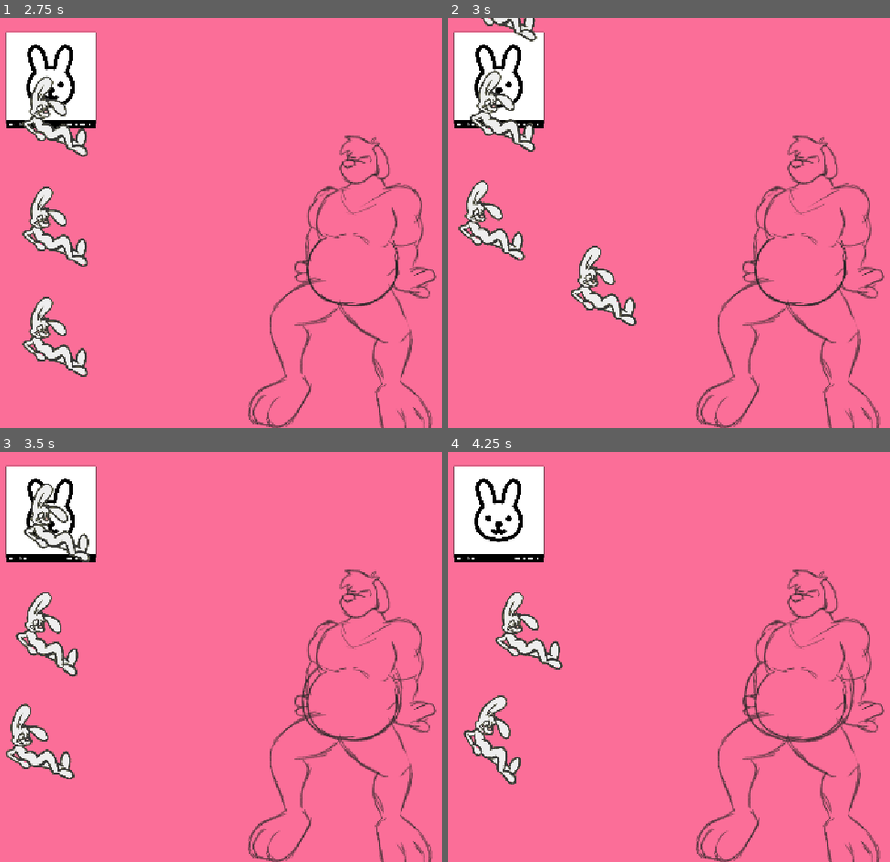
Above: before the commit, frames 1-4 (two rows, left to right).
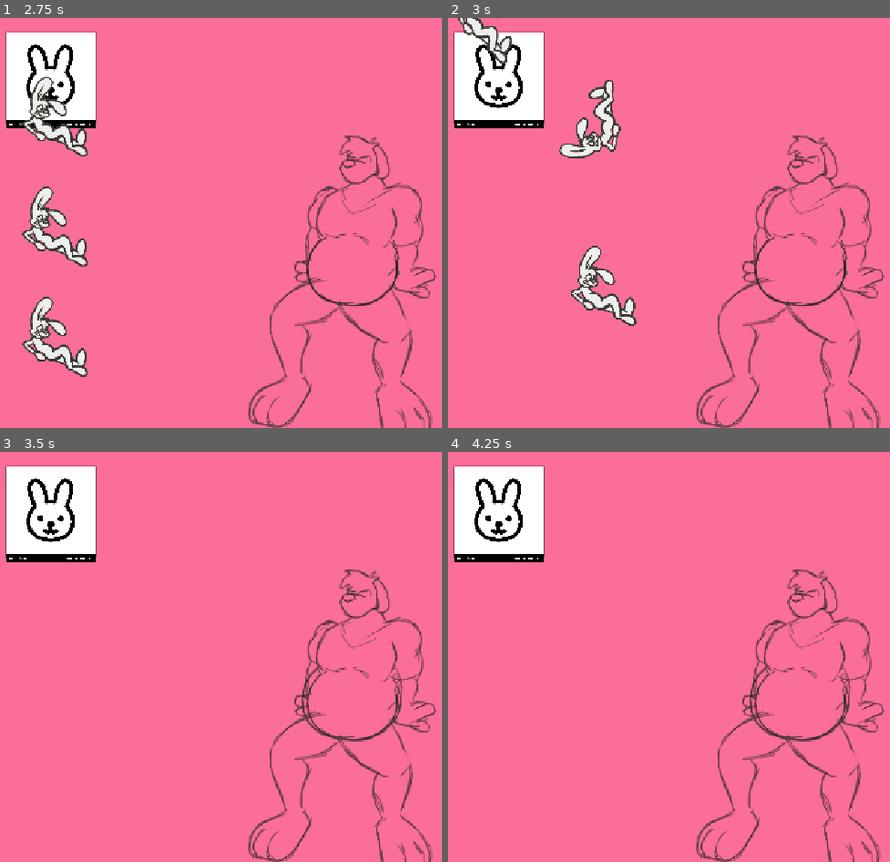
Above: after the commit, the same moments.

Repository: HellsStudios/character_feeder
Game: Godot game, scene res://scenes/main.tscn
Two runs of this game, one before a commit and one after it. Both use one fixed random seed, a clock stepped at 60 frames per second and the inputs below.
Inputs (mouse positions are in pixels of both pictures, inside the frame that each line leads up to):
- Up to frame 1 (2.75 s): click (48, 79) at 0.5 s; click (48, 79) at 1.25 s; click (48, 79) at 2 s
- Up to frame 2 (3 s): tap Enter at 2.75 s; drag from (505, 333) to (806, 182) at 2.77 s
- Up to frame 3 (3.5 s): no input
- Up to frame 4 (4.25 s): drag from (487, 747) to (806, 616) at 3.52 s

Frame 1 is identical in both runs. In frame 2, 4.0% of the frame differs, in the area x 2-40%, y 0-60%; in frame 3, 3.1%; in frame 4, 2.9%.

Commit message:
Pred mouth open state, collisions for when prey is above mouth to trigger such

Diff:
--- a/scenes/edible.gd
+++ b/scenes/edible.gd
@@ -4,6 +4,10 @@
 
 var dragging := false
 var drag_offset := Vector2.ZERO
+
+func _ready():
+	freeze_mode = RigidBody2D.FREEZE_MODE_KINEMATIC
+
 
 func _input_event(viewport, event, shape_idx):
 	if event is InputEventMouseButton:
@@ -44,3 +48,4 @@
 func _on_eaten_hurtbox_area_entered(area):
 	emit_signal("eaten")
 	queue_free()
+	#pass
--- a/scenes/predator.gd
+++ b/scenes/predator.gd
@@ -1,10 +1,12 @@
 extends Node2D
 
 @onready var belly = $Belly
+@onready var body_animation_player = $BodyAnimationPlayer
 
 var belly_increase : float = 0.08
 
 func _ready():
+	print("thing")
 	print(belly.scale)
 
 
@@ -20,3 +22,24 @@
 	var tween = get_tree().create_tween()
 	tween.tween_property(belly, "scale", new_scale, 0.15)
 	#belly.scale += Vector2(belly_increase, belly_increase)
+
+
+func _on_mouth_open_collision_area_entered(area):
+	print("area entered")
+
+
+func _on_mouth_open_collision_area_exited(area):
+	print("area exited")
+
+
+
+func _on_mouth_open_collision_body_entered(body):
+	print("body entered")
+	body_animation_player.play("mouth_open")
+
+
+
+func _on_mouth_open_collision_body_exited(body):
+	print("body exited")
+	body_animation_player.play("idle")
+	print("Current animation: ", body_animation_player.current_animation)
--- a/scenes/predator.tscn
+++ b/scenes/predator.tscn
@@ -5,6 +5,60 @@
 
 [sub_resource type="CircleShape2D" id="CircleShape2D_nxlau"]
 radius = 66.27216
+
+[sub_resource type="Animation" id="Animation_wacsr"]
+length = 0.001
+tracks/0/type = "value"
+tracks/0/imported = false
+tracks/0/enabled = true
+tracks/0/path = NodePath("Sprite2D:frame")
+tracks/0/interp = 1
+tracks/0/loop_wrap = true
+tracks/0/keys = {
+"times": PackedFloat32Array(0),
+"transitions": PackedFloat32Array(1),
+"update": 1,
+"values": [0]
+}
+
+[sub_resource type="Animation" id="Animation_w6bwu"]
+resource_name = "idle"
+length = 0.3
+tracks/0/type = "value"
+tracks/0/imported = false
+tracks/0/enabled = true
+tracks/0/path = NodePath("Sprite2D:frame")
+tracks/0/interp = 1
+tracks/0/loop_wrap = true
+tracks/0/keys = {
+"times": PackedFloat32Array(0),
+"transitions": PackedFloat32Array(1),
+"update": 1,
+"values": [0]
+}
+
+[sub_resource type="Animation" id="Animation_voa5e"]
+resource_name = "mouth_open"
+length = 0.3
+tracks/0/type = "value"
+tracks/0/imported = false
+tracks/0/enabled = true
+tracks/0/path = NodePath("Sprite2D:frame")
+tracks/0/interp = 1
+tracks/0/loop_wrap = true
+tracks/0/keys = {
+"times": PackedFloat32Array(0),
+"transitions": PackedFloat32Array(1),
+"update": 1,
+"values": [1]
+}
+
+[sub_resource type="AnimationLibrary" id="AnimationLibrary_w6bwu"]
+_data = {
+&"RESET": SubResource("Animation_wacsr"),
+&"idle": SubResource("Animation_w6bwu"),
+&"mouth_open": SubResource("Animation_voa5e")
+}
 
 [sub_resource type="Animation" id="Animation_koidv"]
 length = 0.001
@@ -50,26 +104,10 @@
 "values": [Vector2(1, 1), Vector2(1.2, 1.2)]
 }
 
-[sub_resource type="Animation" id="Animation_wacsr"]
-resource_name = "mouth_open"
-tracks/0/type = "value"
-tracks/0/imported = false
-tracks/0/enabled = true
-tracks/0/path = NodePath("Sprite2D:frame")
-tracks/0/interp = 1
-tracks/0/loop_wrap = true
-tracks/0/keys = {
-"times": PackedFloat32Array(0.033333335),
-"transitions": PackedFloat32Array(1),
-"update": 1,
-"values": [1]
-}
-
 [sub_resource type="AnimationLibrary" id="AnimationLibrary_voa5e"]
 _data = {
 &"RESET": SubResource("Animation_koidv"),
-&"belly_enlarge": SubResource("Animation_q77xh"),
-&"mouth_open": SubResource("Animation_wacsr")
+&"belly_enlarge": SubResource("Animation_q77xh")
 }
 
 [sub_resource type="RectangleShape2D" id="RectangleShape2D_nxlau"]
@@ -103,11 +141,21 @@
 shape = SubResource("CircleShape2D_nxlau")
 debug_color = Color(0.7176471, 0.42745098, 0.5882353, 0.41960785)
 
+[node name="BodyAnimationPlayer" type="AnimationPlayer" parent="." unique_id=1136067060]
+libraries/ = SubResource("AnimationLibrary_w6bwu")
+
 [node name="BellyAnimationPlayer" type="AnimationPlayer" parent="." unique_id=691396620]
 libraries/ = SubResource("AnimationLibrary_voa5e")
 
 [node name="MouthOpenCollision" type="Area2D" parent="." unique_id=1188597438]
+position = Vector2(-18, -34)
+priority = 3
 
 [node name="CollisionShape2D" type="CollisionShape2D" parent="MouthOpenCollision" unique_id=1255473842]
 position = Vector2(3.5, -301.25)
 shape = SubResource("RectangleShape2D_nxlau")
+
+[connection signal="area_entered" from="MouthOpenCollision" to="." method="_on_mouth_open_collision_area_entered"]
+[connection signal="area_exited" from="MouthOpenCollision" to="." method="_on_mouth_open_collision_area_exited"]
+[connection signal="body_entered" from="MouthOpenCollision" to="." method="_on_mouth_open_collision_body_entered"]
+[connection signal="body_exited" from="MouthOpenCollision" to="." method="_on_mouth_open_collision_body_exited"]
